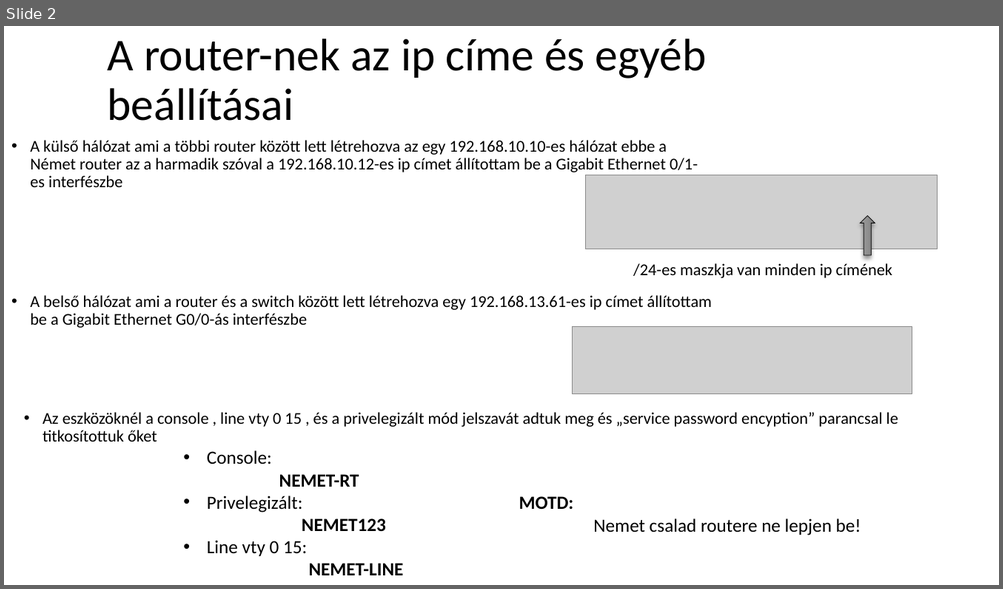
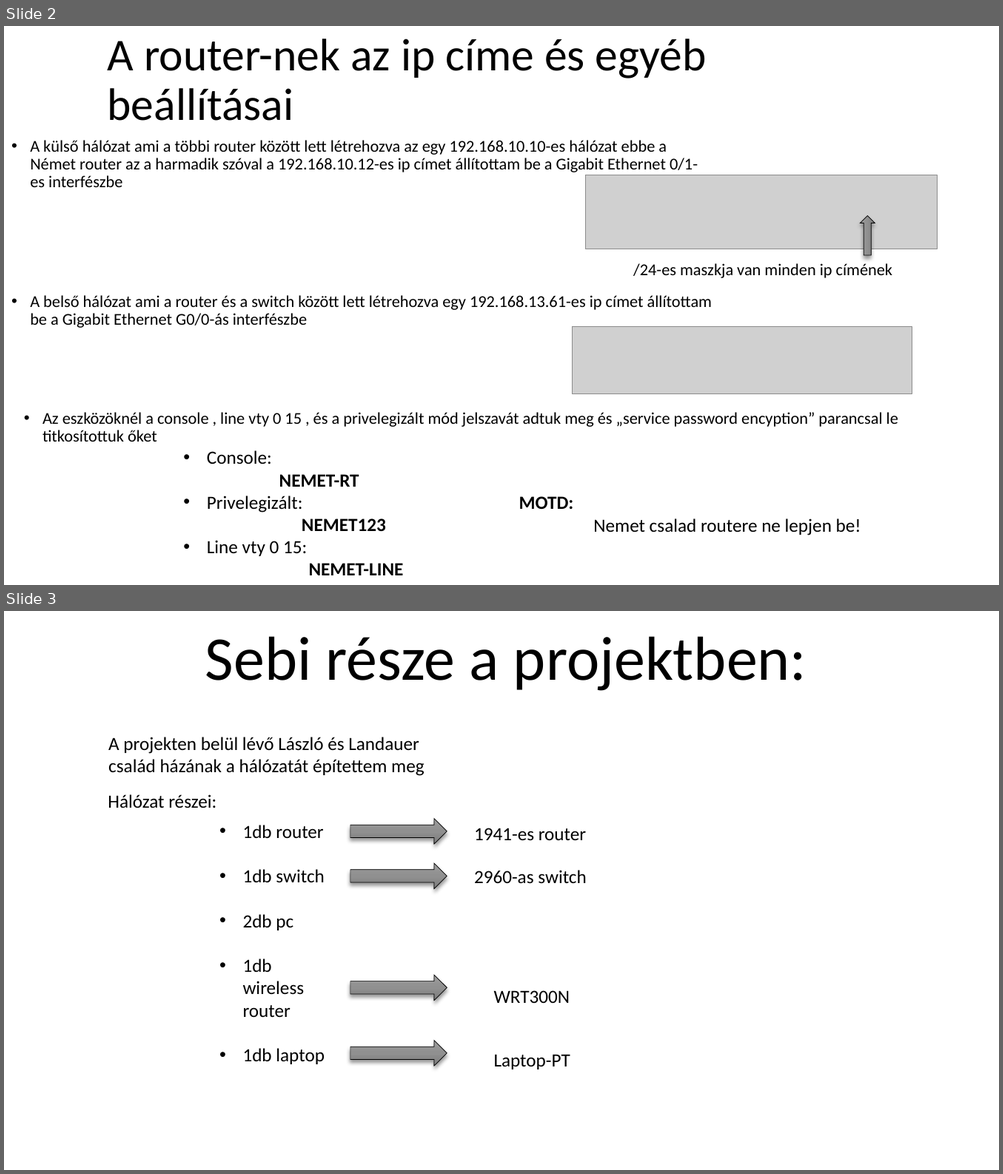
Before and after one commit to Sebi-sigma/Halozat-projekt, a slide deck: halozat ppt.pptx. Shown one above the other, each under a label of ours: slide 2 before the commit, slides 2 and 3 after it. The pictures are 1003x589 and 1003x1174 pixels, drawn with LibreOffice and Linux fonts; fonts in the diff are those of the drawing; grey boxes stand for pictures. Boxes give left, top, right and bottom in pixels: in the first picture for what was removed or moved away, otherwise in the second. Text is boxed around its words. In the diff, an @@ line names an element or a change of style, - is before the commit and + after.

```diff
--- a/halozat ppt.pptx
+++ b/halozat ppt.pptx
@@ slide 3 added at bbox=[4, 611, 999, 1170], background #FFFFFF @@
@@ title added at bbox=[205, 636, 806, 691], 60 pt, text #000000 @@
+Sebi része a projektben:
@@ text added at bbox=[108, 737, 424, 776], 18 pt, text #000000 @@
+A projekten belül lévő László és Landauer család házának a hálózatát építettem meg
@@ text added at bbox=[108, 795, 216, 809], 18 pt, text #000000 @@
+Hálózat részei:
@@ text added at bbox=[243, 825, 324, 1065], 18 pt, text #000000 @@
+• 1db router
+• 1db switch
+• 2db pc
+• 1db wireless router
+• 1db laptop
@@ right arrow added at bbox=[350, 818, 447, 844], fill gradient #9D9D9D to #909090 to #7C7C7C, outline #000000 0.5 pt @@
@@ text added at bbox=[474, 828, 586, 840], 18 pt, text #000000 @@
+1941-es router
@@ right arrow added at bbox=[350, 863, 447, 889], fill gradient #9D9D9D to #909090 to #7C7C7C, outline #000000 0.5 pt @@
@@ text added at bbox=[474, 870, 586, 884], 18 pt, text #000000 @@
+2960-as switch
@@ right arrow added at bbox=[350, 975, 447, 1000], fill gradient #9D9D9D to #909090 to #7C7C7C, outline #000000 0.5 pt @@
@@ text added at bbox=[494, 991, 570, 1003], 18 pt, text #000000 @@
+WRT300N
@@ right arrow added at bbox=[350, 1041, 447, 1066], fill gradient #9D9D9D to #909090 to #7C7C7C, outline #000000 0.5 pt @@
@@ text added at bbox=[494, 1054, 570, 1070], 18 pt, text #000000 @@
+Laptop-PT
```
Also in this commit, not shown: 1 other slide added, 1 other file.
